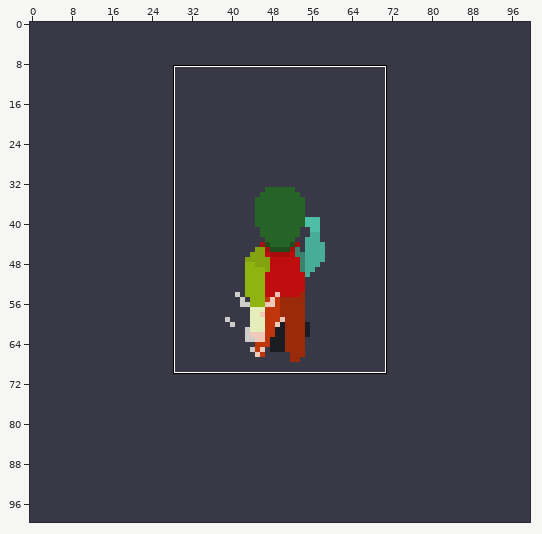
Pixel-art file: Dibujo/Aseprite/Lux/Comenzando/Ataque/Humano-Ataque-PuñoNormal.aseprite. The first picture is a wide view before the edit; the outline marks the close-up.
Close-up. Before the edit:
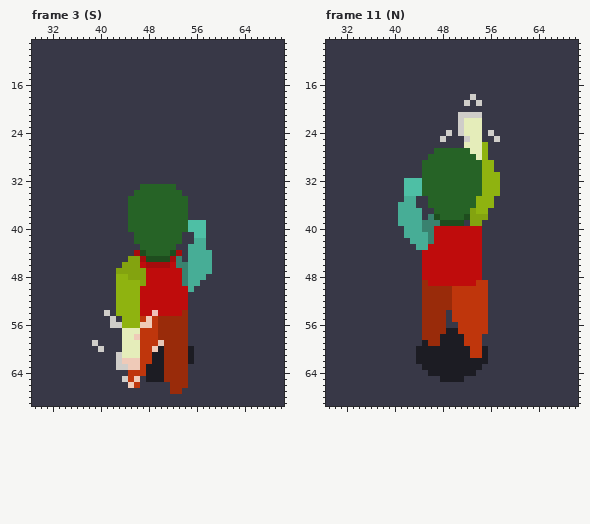
100x100 pixels, 20 frames. Colours within 5 levels of each other are drawn and written as one. Shown: frame 3 (S): x 29..70, y 9..69; frame 11 (N): x 29..70, y 9..69. The commit also changed other frames or places, which this record leaves out.
The result:
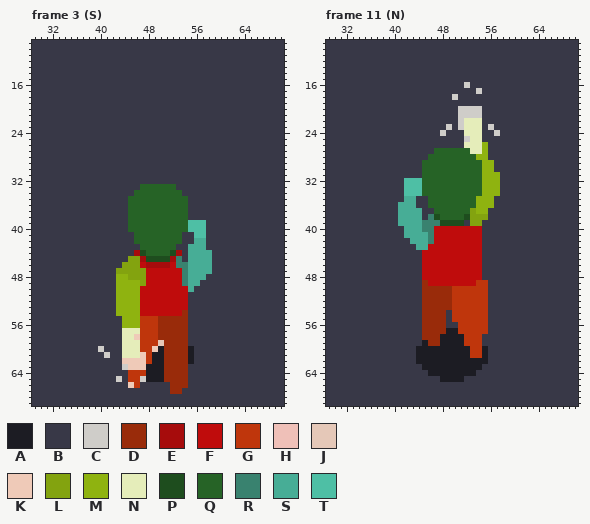
Palette (. is transparent): A #1c1c23  B #383847  C #cfcdc9  D #992b0a  E #a60c0c  F #bf0c0c  G #bf360c  H #efc0b8  J #e5c8b8  K #efcab8  L #83a30f  M #8fb310  N #e5edba  P #1e4d1e  Q #266326  R #39826f  S #47ad96  T #4ebfa5
The exact change:
Changed rows in their new state; - is an unchanged pixel.
Frame 3 (S), layer "Efecto":
first column x 39:
54 --B-------F
55 ---B-----G-
56 ---BB---GG-
59 B----------
61 --C-B---K--
62 ----B---K--
63 ----B---K--
65 ----CB-GC--
Frame 11 (N), layer "Efecto":
first column x 48:
16 ----C-----
17 ------C---
18 --C--B----
19 ----B-B---
20 ---CCCC---
23 -C------C-
24 CB-B----BC
25 B--------B
28 ------M---
Pixel boxes of the changes (left, top, right, bottom) in both close-ups:
changed: (92, 310, 158, 382)
changed: (440, 82, 500, 160)
